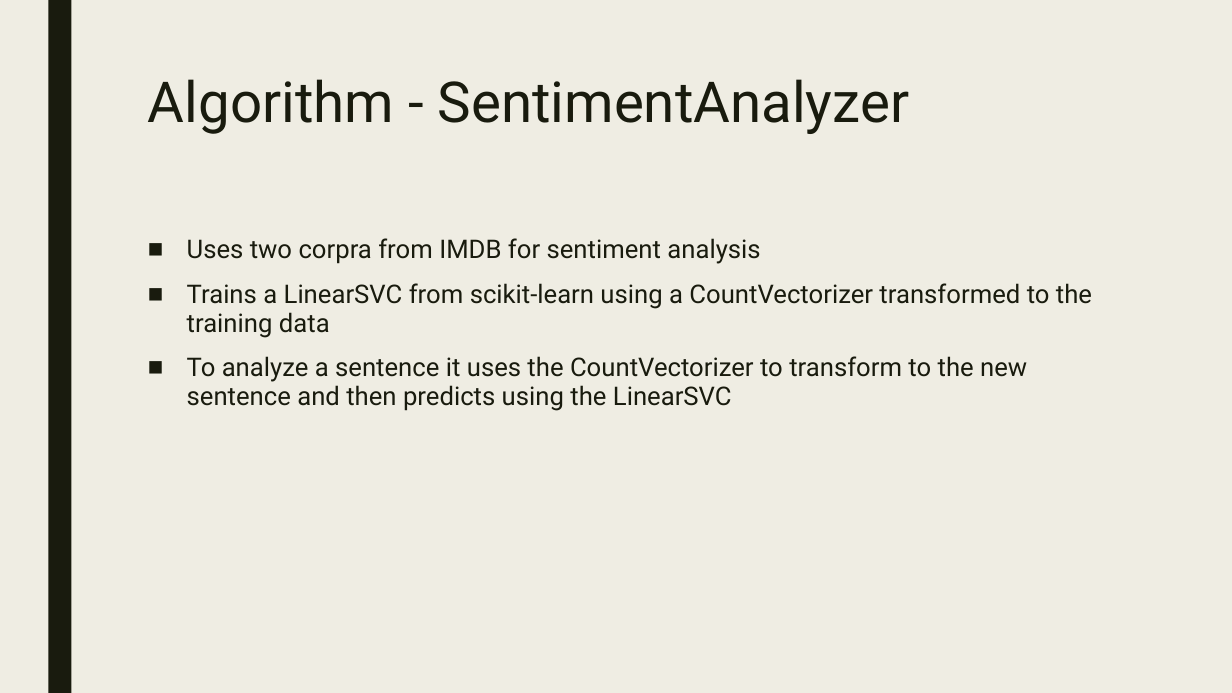
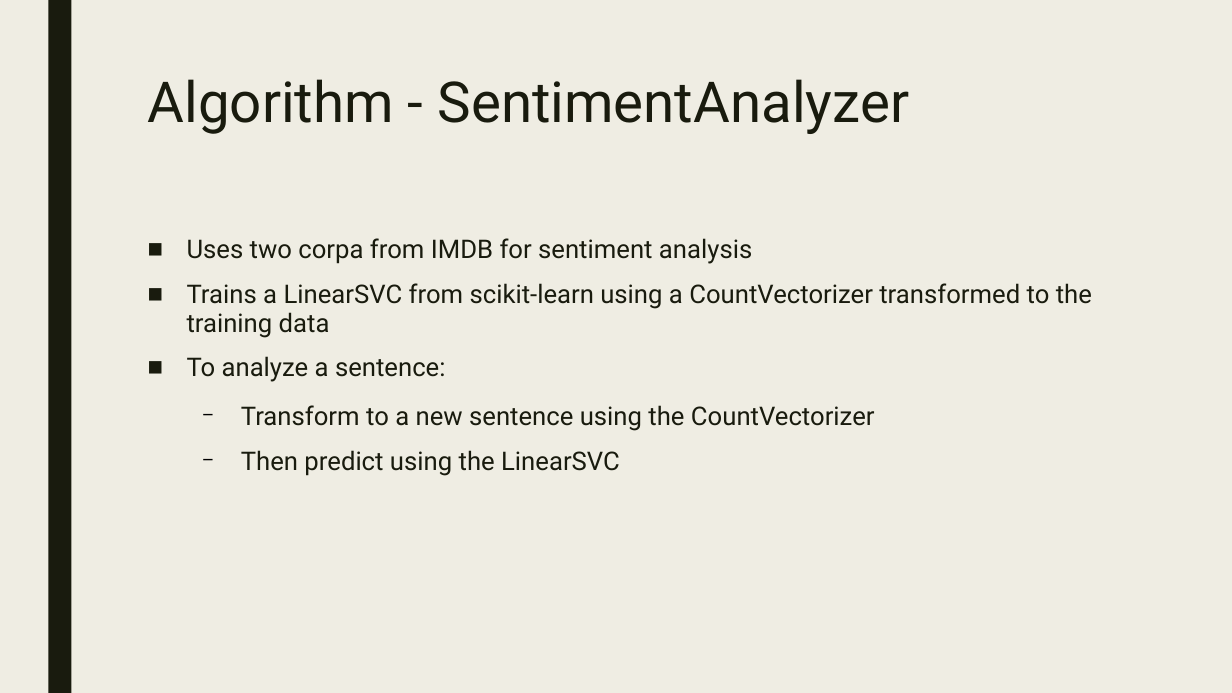
Before and after one commit to walker76-school/sentiment-analysis, a slide deck: slide 6 of presentation.pptx. Drawn at 1232x693 pixels with LibreOffice and Linux fonts; fonts in the diff are those of the drawing. Boxes give left, top, right and bottom in pixels: in the first picture for what was removed or moved away, otherwise in the second. Text is boxed around its words. In the diff, an @@ line names an element or a change of style, - is before the commit and + after.

```diff
--- a/presentation.pptx
+++ b/presentation.pptx
@@ text at [187, 238, 752, 264]: text changed @@
-■ Uses two corpra from IMDB for sentiment analysis
+■ Uses two corpa from IMDB for sentiment analysis
@@ text at [187, 356, 875, 476]: text changed @@
-■ To analyze a sentence it uses the CountVectorizer to transform to the new sentence and then predicts using the LinearSVC
+■ To analyze a sentence:
+  − Transform to a new sentence using the CountVectorizer
+  − Then predict using the LinearSVC
```
Also in this commit, not shown: 8 other slides changed.
